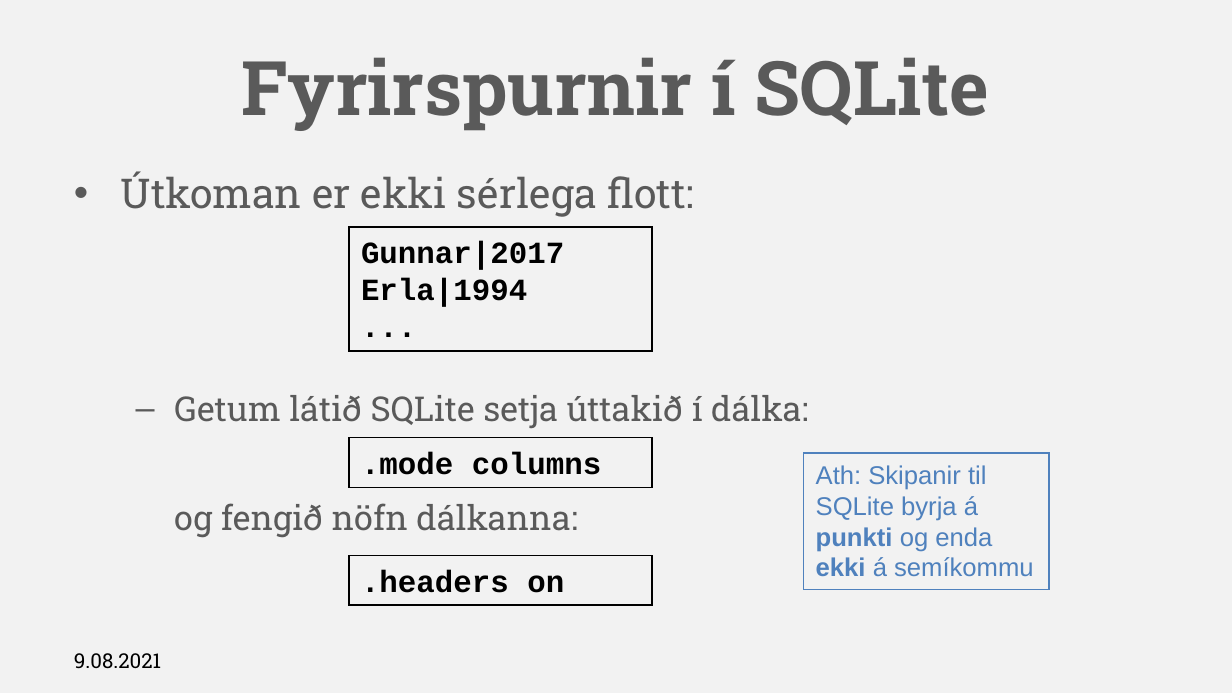
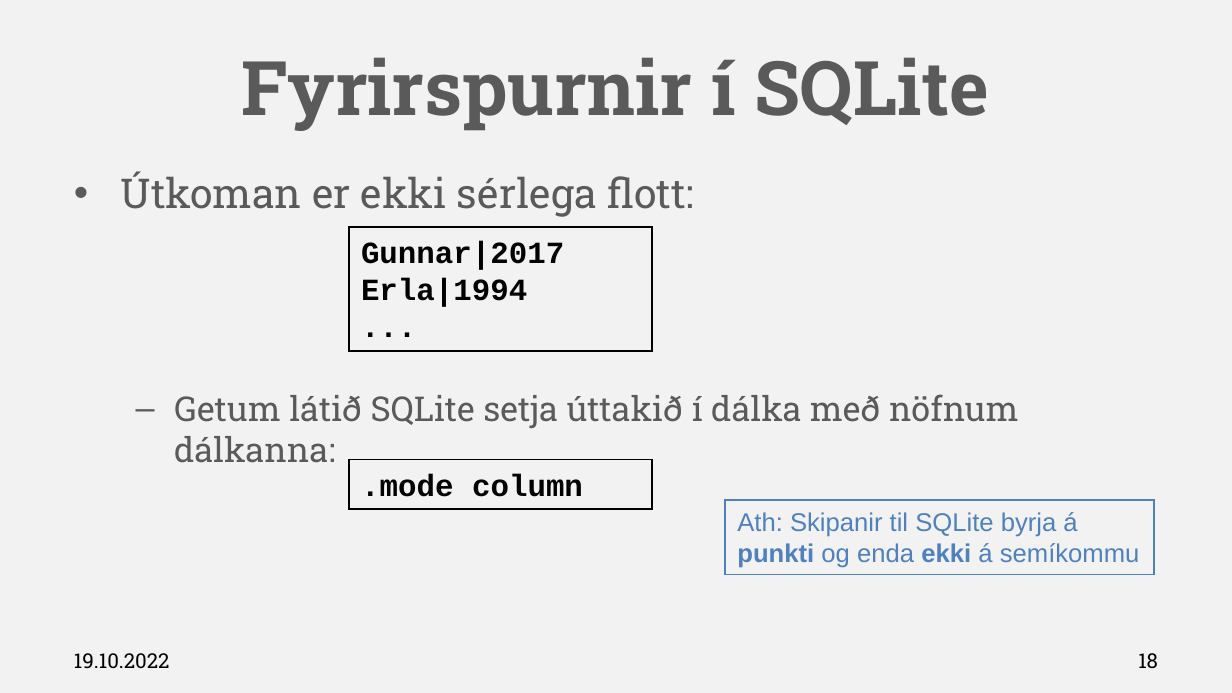
Before and after one commit to Hjalmtyr/SQL1, a slide deck: slide 18 of SQL-I.pptx. Drawn at 1232x693 pixels with LibreOffice and Linux fonts; fonts in the diff are those of the drawing; background and template pictures are left out. Boxes give left, top, right and bottom in pixels: in the first picture for what was removed or moved away, otherwise in the second. Text is boxed around its words. In the diff, an @@ line names an element or a change of style, - is before the commit and + after.

```diff
--- a/SQL-I.pptx
+++ b/SQL-I.pptx
@@ text at (174,394,1019,463): text changed @@
-  – Getum látið SQLite setja úttakið í dálka:
-  og fengið nöfn dálkanna:
+  – Getum látið SQLite setja úttakið í dálka með nöfnum dálkanna:
@@ rectangle ".mode column": place and size @@
-rectangle ".mode column" at (349,437,652,487)
+rectangle ".mode column" at (349,460,652,509)
@@ text in rectangle at (361,474,583,497): text changed @@
-.mode columns
+.mode column
@@ rectangle "Ath: Skipanir til SQLite byrja ...": place and size @@
-rectangle "Ath: Skipanir til SQLite byrja ..." at (803,453,1048,590)
+rectangle "Ath: Skipanir til SQLite byrja ..." at (726,500,1154,575)
@@ text in rectangle at (737,512,1140,568): text changed @@
-Ath: Skipanir til
-SQLite byrja á
-punkti og enda
-ekki á semíkommu
+Ath: Skipanir til SQLite byrja á punkti og enda ekki á semíkommu
@@ rectangle removed at (349,556,652,605) @@
-.headers on
@@ text at (74,653,170,669): text changed @@
-9.08.2021
+19.10.2022
@@ page number added at (1138,653,1158,668), 12 pt, text #000000 @@
+18
```
Also in this commit, not shown: 81 other slides changed, 2 slides added, 2 slides removed, 6 other files.
